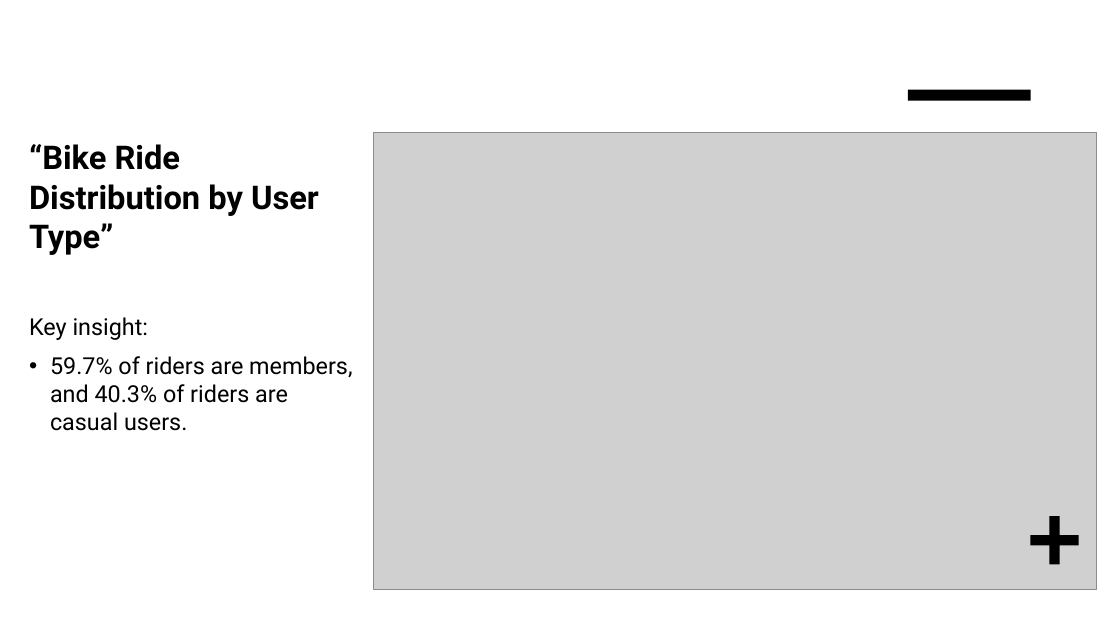
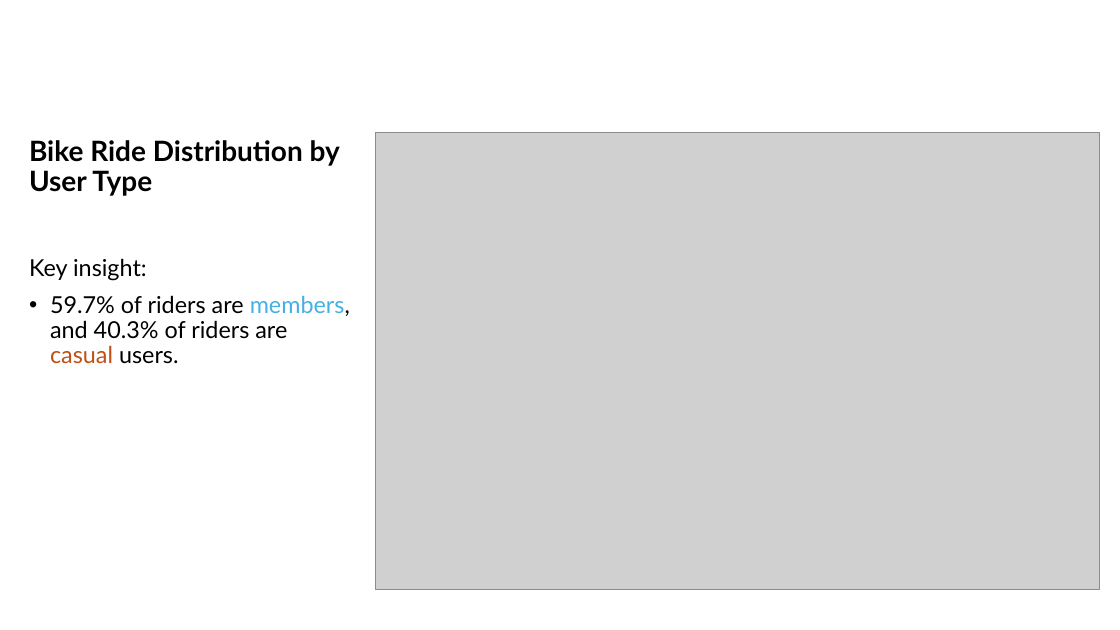
Before and after one commit to aruzhanKar/-Cyclistic-bike-share-analysis-case-study-, a slide deck: slide 3 of Cyclistic visualizations .pptx. Drawn at 1120x630 pixels with LibreOffice and Linux fonts; fonts in the diff are those of the drawing; grey boxes stand for pictures. Boxes give left, top, right and bottom in pixels: in the first picture for what was removed or moved away, otherwise in the second. Text is boxed around its words. In the diff, an @@ line names an element or a change of style, - is before the commit and + after.

```diff
--- a/Cyclistic visualizations .pptx
+++ b/Cyclistic visualizations .pptx
@@ rectangle removed at (0,0,1120,630) @@
@@ rectangle removed at (566,101,1078,630) @@
@@ rectangle removed at (908,90,1031,101) @@
@@ text at (29,140,340,196): text changed; size 28 to 24 pt; font Roboto to Lato @@
-“Bike Ride Distribution by User Type”
+Bike Ride Distribution by User Type
@@ text at (29,258,350,364): font Roboto to Lato in "Key insight:", "59.7% of riders are members, and 40.3% ..."; text colour #000000 to #46B1E1 in "members,"; text colour #000000 to #C04F15 in "casual"; line spacing 1 to 0.9 @@
@@ plus removed at (1031,516,1079,564) @@
```
Also in this commit, not shown: 14 other slides changed.
